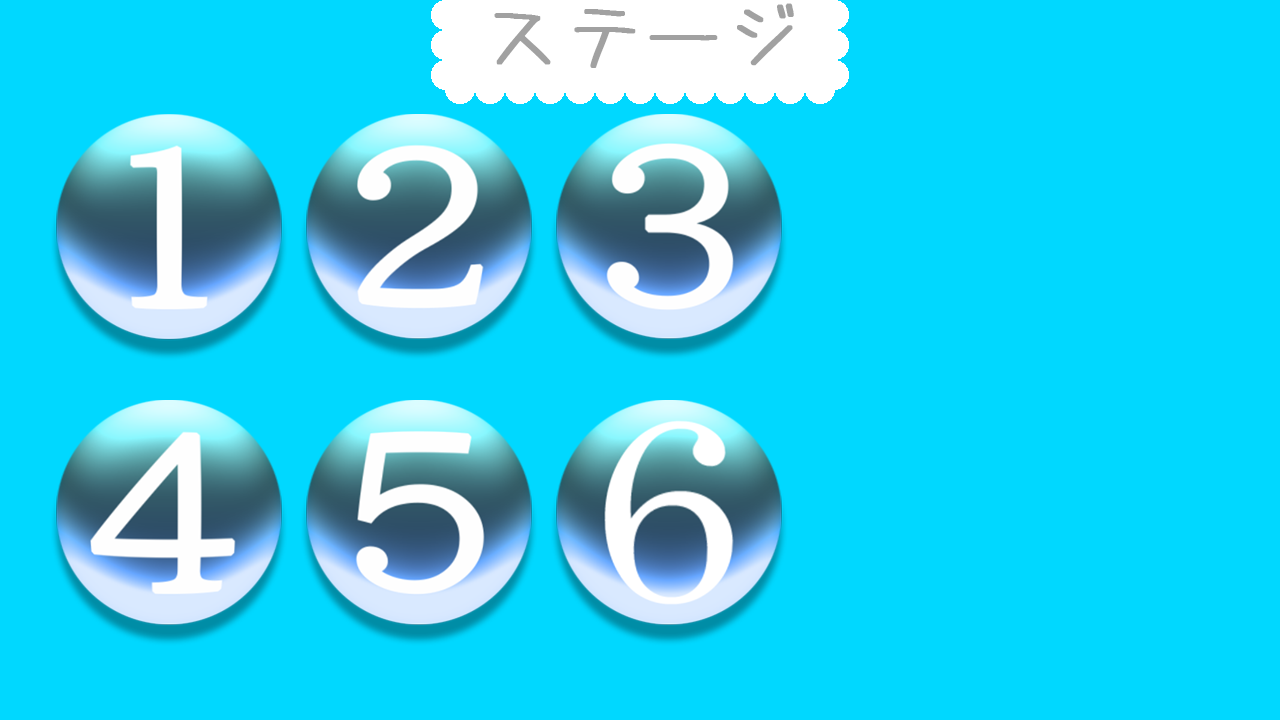
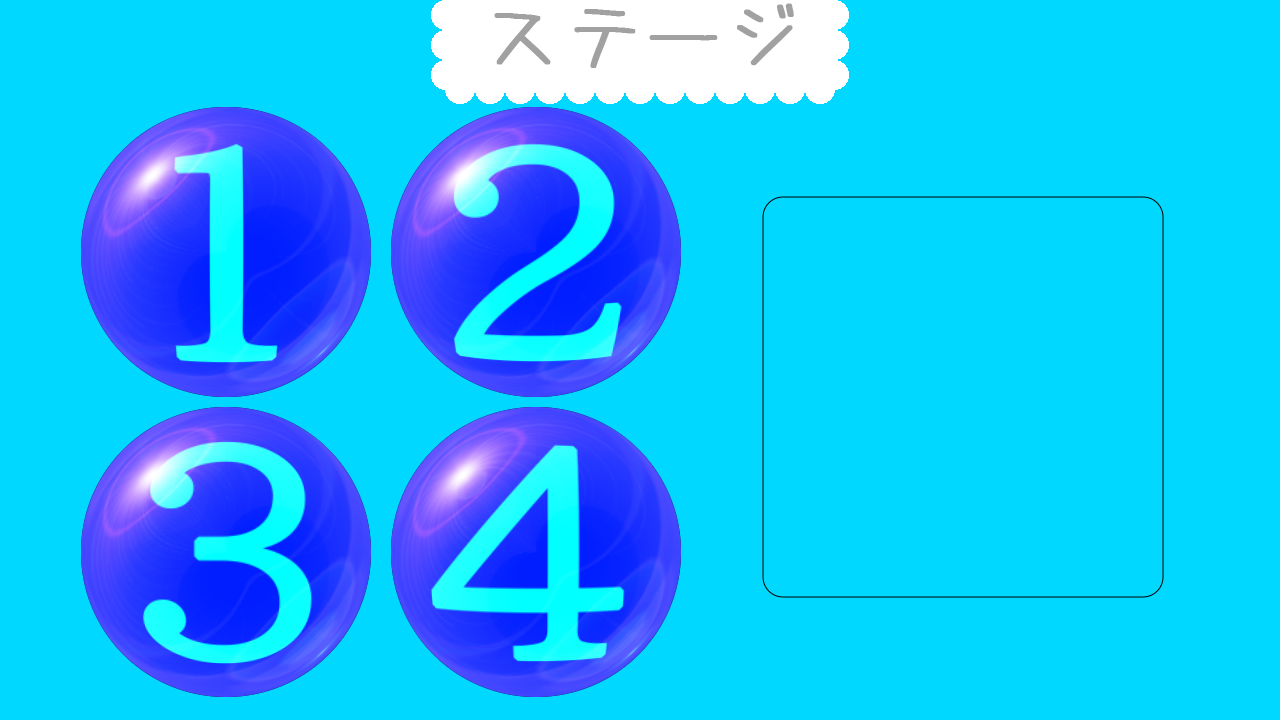
Comparing the layer stacks of the two 1280px x 720px images. Changes:
added layer "長方形 1" above "StagePreview4" over [762, 196, 1164, 598]
renamed "6" to "レイヤー 5", painted on it over [391, 400, 788, 697]
removed layer "5" over [300, 400, 538, 646]
renamed "4" to "レイヤー 4", painted on it over [51, 400, 371, 697]
renamed "3" to "レイヤー 3", painted on it over [391, 107, 788, 397]
removed layer "2" over [300, 114, 538, 360]
renamed "1" to "レイヤー 2", painted on it over [51, 107, 371, 397]
